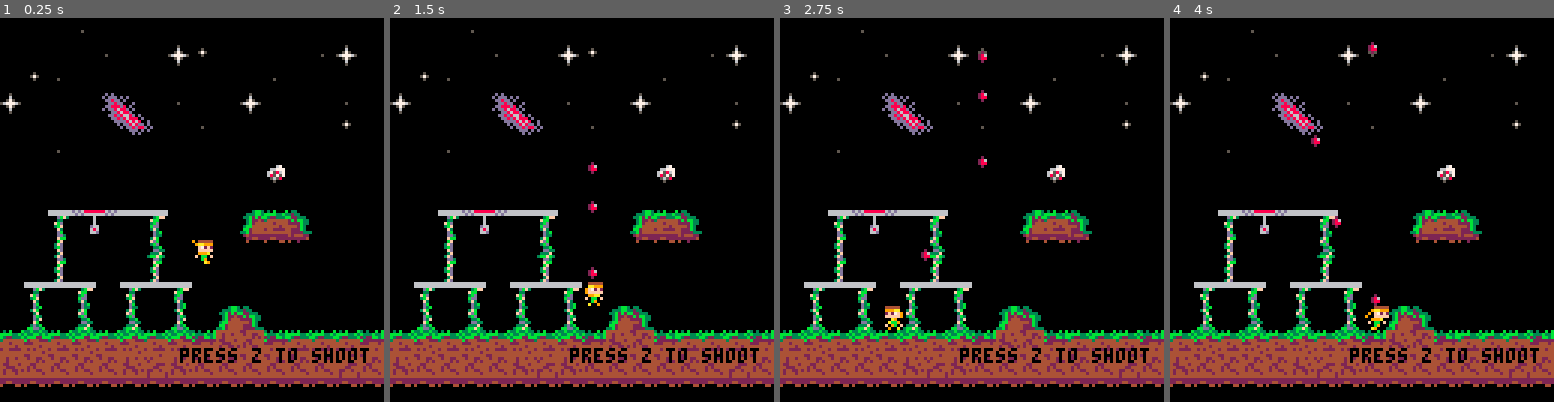
Above: before the commit, frames 1-4 (left to right).
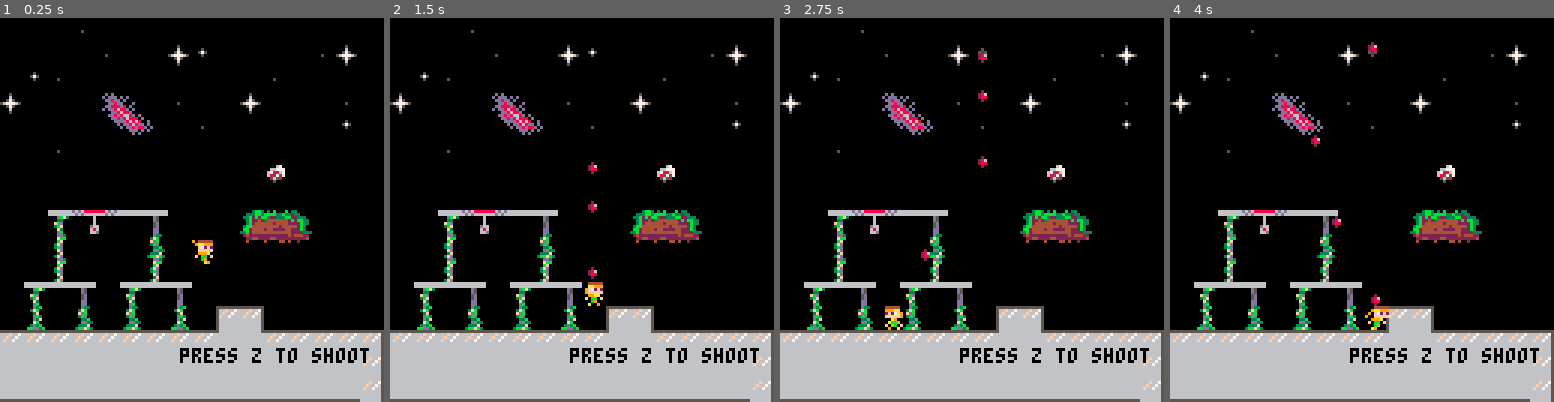
Above: after the commit, the same moments.

Repository: EfeTascioglu/GMTK2021
Game: PICO-8 cartridge test2.p8
Same seed, same stepped clock (60 frames per second), same inputs: the game is played once before the commit and once after it.
Inputs:
- Up to frame 1 (0.25 s): no input
- Up to frame 2 (1.5 s): tap O (Z key) at 0.33, 0.7, 1.43 s
- Up to frame 3 (2.75 s): hold Left 1.97-2.37 s; tap O (Z key) at 2.22 s; hold Down from 2.42 s (still down)
- Up to frame 4 (4 s): release Down at 2.82 s; hold Right 2.87-3.53 s; tap O (Z key) at 3.1, 3.98 s; hold Up from 3.58 s (still down)

The runs differ from the first frame. In frame 1, 19% of the frame differs, in the area x 0-100%, y 51-100%; in frame 2, 19%; in frame 3, 19%; in frame 4, 19%.

Commit message:
Tried to add laboratory style

Diff:
--- a/test2.p8
+++ b/test2.p8
@@ -343,28 +343,60 @@
 
 
 
+…(32 lines of a section not shown)…
 __gff__
-0000000000000000000000000000000000000000000000000000000000000000000000000000000000000000000000000000000000000000000000000000000000000000000000000000000000000000030303030300000000000000000000000101010000000000000000000000000000000001010000000000000000000000
-0000000000000000000000000000000000000000000000000000000000000000000000000000000000000000000000000000000000000000000000000000000000000000000000000000000000000000000000000000000000000000000000000000000000000000000000000000000000000000000000000000000000000000
+0000000000000000000000000000000000000000000000000000000000000000000000000000000000000000000000000000000000000000000000000000000000000000030000000101000000000000030303030303030001010100000000000101010000000000000000000000000000000001010000000000000000000000
+0303030303030303030303030000000000000000000000000000000000000000010101000000000000000000000000000000000000000000000000000000000000000000000000000000000000000000000000000000000000000000000000000000000000000000000000000000000000000000000000000000000000000000
 __map__
-4040404340404040404040404040404000000000000000000000000000000000000000000000000000000000000000000000000000000000000000000000000000000000000000000000000000000000000000000000000000000000000000000000000000000000000000000000000000000000000000000000000000000000
-4040404043404041424040404043414000000000000000000000000000000000000000000000000000000000000000000000000000000000000000000000000000000000000000000000000000000000000000000000000000000000000000000000000000000000000000000000000000000000000000000000000000000000
-4042434040404040404040434040404000000000000000000000000000000000000000000000000000000000000000000000000000000000000000000000000000000000000000000000000000000000000000000000000000000000000000000000000000000000000000000000000000000000000000000000000000000000
-4140404048494043404041404040434000000000000000000000000000000000000000000000000000000000000000000000000000000000000000000000000000000000000000000000000000000000000000000000000000000000000000000000000000000000000000000000000000000000000000000000000000000000
-4040404058595a40434040404040424000000000000000000000000000000000000000000000000000000000000000000000000000000000000000000000000000000000000000000000000000000000000000000000000000000000000000000000000000000000000000000000000000000000000000000000000000000000
-4040434040404040404040404040404000000000000000000000000000000000000000000000000000000000000000000000000000000000000000000000000000000000000000000000000000000000000000000000000000000000000000000000000000000000000000000000000000000000000000000000000000000000
-4040404040404040404040104040404000000000000000000000000000000000000000000000000000000000000000000000000000000000000000000000000000000000000000000000000000000000000000000000000000000000000000000000000000000000000000000000000000000000000000000000000000000000
-4040404040404040404040404040404000000000000000000000000000000000000000000000000000000000000000000000000000000000000000000000000000000000000000000000000000000000000000000000000000000000000000000000000000000000000000000000000000000000000000000000000000000000
-4040607374616240404050515340404000000000000000000000000000000000000000000000000000000000000000000000000000000000000000000000000000000000000000000000000000000000000000000000000000000000000000000000000000000000000000000000000000000000000000000000000000000000
-4040718384407240404063646540404000000000000000000000000000000000000000000000000000000000000000000000000000000000000000000000000000000000000000000000000000000000000000000000000000000000000000000000000000000000000000000000000000000000000000000000000000000000
-4040714040407140404040404040404000000000000000000000000000000000000000000000000000000000000000000000000000000000000000000000000000000000000000000000000000000000000000000000000000000000000000000000000000000000000000000000000000000000000000000000000000000000
-4060616240606162404040404040404000000000000000000000000000000000000000000000000000000000000000000000000000000000000000000000000000000000000000000000000000000000000000000000000000000000000000000000000000000000000000000000000000000000000000000000000000000000
-4070407240724070405053404040404000000000000000000000000000000000000000000000000000000000000000000000000000000000000000000000000000000000000000000000000000000000000000000000000000000000000000000000000000000000000000000000000000000000000000000000000000000000
-5156515651565156525444525151515200000000000000000000000000000000000000000000000000000000000000000000000000000000000000000000000000000000000000000000000000000000000000000000000000000000000000000000000000000000000000000000000000000000000000000000000000000000
-5444444444545554444444444444554400000000000000000000000000000000000000000000000000000000000000000000000000000000000000000000000000000000000000000000000000000000000000000000000000000000000000000000000000000000000000000000000000000000000000000000000000000000
-6464646464646464646464646464646400000000000000000000000000000000000000000000000000000000000000000000000000000000000000000000000000000000000000000000000000000000000000000000000000000000000000000000000000000000000000000000000000000000000000000000000000000000
-…(5 lines of a section not shown)…
+4040404340404040404040404040404040404043404040404040404040404040000000000000000000000000000000000000000000000000000000000000000000000000000000000000000000000000000000000000000000000000000000000000000000000000000000000000000000000000000000000000000000000000
+4040404043404041424040404043414040404040434040414240404040434140000000000000000000000000000000000000000000000000000000000000000000000000000000000000000000000000000000000000000000000000000000000000000000000000000000000000000000000000000000000000000000000000
+4042434040404040404040434040404040424340404040404040404340404040000000000000000000000000000000000000000000000000000000000000000000000000000000000000000000000000000000000000000000000000000000000000000000000000000000000000000000000000000000000000000000000000
+4140404048494043404041404040434041404040484940434040414040404340000000000000000000000000000000000000000000000000000000000000000000000000000000000000000000000000000000000000000000000000000000000000000000000000000000000000000000000000000000000000000000000000
+4040404058595a4043404040404042404040404058595a404340404040404240000000000000000000000000000000000000000000000000000000000000000000000000000000000000000000000000000000000000000000000000000000000000000000000000000000000000000000000000000000000000000000000000
+4040434040404040404040404040404040404340404040404040404040404040000000000000000000000000000000000000000000000000000000000000000000000000000000000000000000000000000000000000000000000000000000000000000000000000000000000000000000000000000000000000000000000000
+4040404040404040404040104040404040404040404040404040401040404040000000000000000000000000000000000000000000000000000000000000000000000000000000000000000000000000000000000000000000000000000000000000000000000000000000000000000000000000000000000000000000000000
+4040404040404040404040404040404040404040404040404040404040404040000000000000000000000000000000000000000000000000000000000000000000000000000000000000000000000000000000000000000000000000000000000000000000000000000000000000000000000000000000000000000000000000
+4040607374a1a240404050515340404040406073746162404040505153404040000000000000000000000000000000000000000000000000000000000000000000000000000000000000000000000000000000000000000000000000000000000000000000000000000000000000000000000000000000000000000000000000
+4040714040407240404063646540404040407140404072404040636465404040000000000000000000000000000000000000000000000000000000000000000000000000000000000000000000000000000000000000000000000000000000000000000000000000000000000000000000000000000000000000000000000000
+4040714040407140404040404040404040407140404071404040404040404040000000000000000000000000000000000000000000000000000000000000000000000000000000000000000000000000000000000000000000000000000000000000000000000000000000000000000000000000000000000000000000000000
+4060a1a24060a1a2404040404040404040606162406061624040404040404040000000000000000000000000000000000000000000000000000000000000000000000000000000000000000000000000000000000000000000000000000000000000000000000000000000000000000000000000000000000000000000000000
+4070407240724070408586404040404040704072407240704050534040404040000000000000000000000000000000000000000000000000000000000000000000000000000000000000000000000000000000000000000000000000000000000000000000000000000000000000000000000000000000000000000000000000
+8181818181818181818b8a818181818651565156515651565254445251515152000000000000000000000000000000000000000000000000000000000000000000000000000000000000000000000000000000000000000000000000000000000000000000000000000000000000000000000000000000000000000000000000
+8989898989898989898989898989898454444444445455544444444444445544000000000000000000000000000000000000000000000000000000000000000000000000000000000000000000000000000000000000000000000000000000000000000000000000000000000000000000000000000000000000000000000000
+8383838383838383838383838383838464646464646464646464646464646464000000000000000000000000000000000000000000000000000000000000000000000000000000000000000000000000000000000000000000000000000000000000000000000000000000000000000000000000000000000000000000000000
+…(5 lines of a section not shown)…
Not shown, changed: 32 lines of the sprite sheet (__gfx__) section of test2.p8
